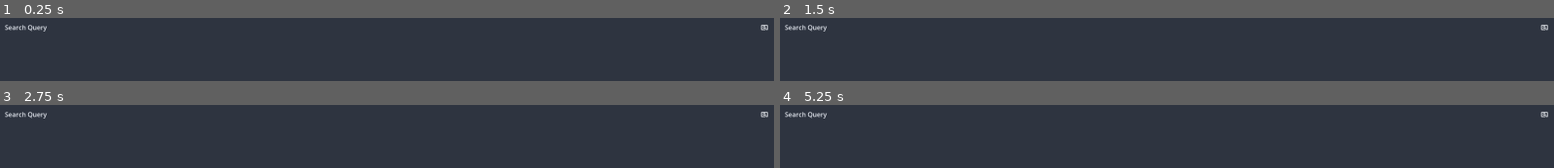
Above: before the commit, frames 1-4 (two rows, left to right).
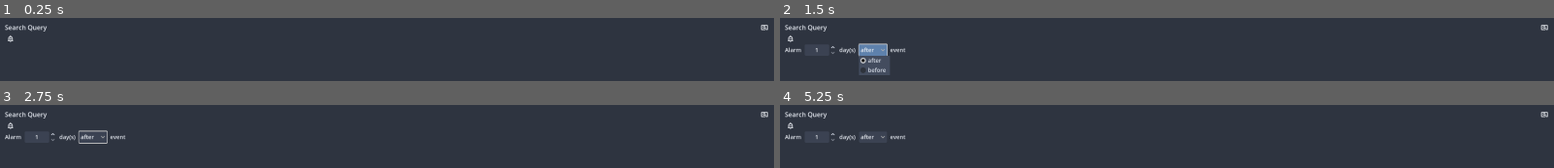
Above: after the commit, the same moments.

Repository: njamster/habituary
Game: Godot game, scene res://main_window/side_panel/saved_searches/saved_item/saved_item.tscn
Two runs of this game, one before a commit and one after it. Both use one fixed random seed, a clock stepped at 60 frames per second and the inputs below. This scene is started directly instead of the project's main scene.
Inputs (mouse positions are in pixels of both pictures, inside the frame that each line leads up to):
- Up to frame 1 (0.25 s): no input
- Up to frame 2 (1.5 s): click (787, 38) at 0.52 s; click (872, 50) at 1.25 s, where only the run after the commit has a clickable "after"
- Up to frame 3 (2.75 s): click (766, 114) at 2 s
- Up to frame 4 (5.25 s): click (1546, 114) at 2.75 s; click (787, 125) at 3.52 s; click (1546, 114) at 4.25 s; click (787, 125) at 5.02 s

The runs differ from the first frame. In frame 1, less than 0.1% of the frame differs, in the area x 1-2%, y 27-39%; in frame 2, 2.3%, in the area x 0-17%, y 27-91%; in frame 3, 0.7%; in frame 4, 0.5%.

Commit message:
Add UI for adding or removing a saved search alarm
This should be fully functional for now, but isn't yet saved to disk, so
it won't persist across restarts. There's a new bell shaped button next
to the DayCounter of every saved search, that can be clicked to unfold a
third line for said item allowing to set both the number of days as well
as whether this alarm should trigger before or after the event. Clicking
the bell shapes button again will remove the alarm.

Diff:
--- /dev/null
+++ b/main_window/side_panel/saved_searches/saved_item/images/add_alarm.svg
@@ -0,0 +1 @@
+<svg xmlns="http://www.w3.org/2000/svg" height="20px" viewBox="0 -960 960 960" width="20px" fill="#FFFFFF"><path d="M440.61-355.48h78.78v-82.3h82.31v-78.79h-82.31v-82.3h-78.78v82.3H358.3v78.79h82.31v82.3Zm-267.83 158.7v-98H214v-220.78q0-94.35 56.61-167.42 56.61-73.06 148.39-90.76v-48.48q0-25.41 17.79-43.21 17.79-17.79 43.21-17.79t43.21 17.79Q541-847.63 541-822.22v48.48q92.35 17.7 148.68 90.48Q746-610.48 746-515.56v220.78h41.22v98H172.78ZM480-489.17Zm.35 418.61q-32.58 0-55.58-22.98-22.99-22.98-22.99-55.24h157q0 32.82-23.04 55.52-23.03 22.7-55.39 22.7ZM312-294.78h336v-220.78q0-70-49-119t-119-49q-70 0-119 49t-49 119v220.78Z"/></svg>
--- /dev/null
+++ b/main_window/side_panel/saved_searches/saved_item/images/remove_alarm.svg
@@ -0,0 +1,38 @@
+<?xml version="1.0" encoding="UTF-8" standalone="no"?>
+<svg
+   height="20px"
+   viewBox="0 -960 960 960"
+   width="20px"
+   fill="#FFFFFF"
+   version="1.1"
+   id="svg1"
+   sodipodi:docname="remove_alarm.svg"
+   inkscape:version="1.4.2 (ebf0e940d0, 2025-05-08)"
+   xmlns:inkscape="http://www.inkscape.org/namespaces/inkscape"
+   xmlns:sodipodi="http://sodipodi.sourceforge.net/DTD/sodipodi-0.dtd"
+   xmlns="http://www.w3.org/2000/svg"
+   xmlns:svg="http://www.w3.org/2000/svg">
+  <defs
+     id="defs1" />
+  <sodipodi:namedview
+     id="namedview1"
+     pagecolor="#505050"
+     bordercolor="#eeeeee"
+     borderopacity="1"
+     inkscape:showpageshadow="0"
+     inkscape:pageopacity="0"
+     inkscape:pagecheckerboard="0"
+     inkscape:deskcolor="#d1d1d1"
+     inkscape:zoom="34.55"
+     inkscape:cx="10"
+     inkscape:cy="10"
+     inkscape:window-width="1882"
+     inkscape:window-height="1080"
+     inkscape:window-x="38"
+     inkscape:window-y="0"
+     inkscape:window-maximized="0"
+     inkscape:current-layer="svg1" />
+  <path
+     id="path1"
+     d="m 601.7,-437.78 v -78.79 H 358.3 v 78.79 z m -428.92,241 v -98 H 214 v -220.78 q 0,-94.35 56.61,-167.42 56.61,-73.06 148.39,-90.76 v -48.48 q 0,-25.41 17.79,-43.21 17.79,-17.79 43.21,-17.79 25.42,0 43.21,17.79 17.79,17.8 17.79,43.21 v 48.48 q 92.35,17.7 148.68,90.48 56.32,72.78 56.32,167.7 v 220.78 h 41.22 v 98 z M 480,-489.17 Z m 0.35,418.61 q -32.58,0 -55.58,-22.98 -22.99,-22.98 -22.99,-55.24 h 157 q 0,32.82 -23.04,55.52 -23.03,22.7 -55.39,22.7 z M 312,-294.78 h 336 v -220.78 q 0,-70 -49,-119 -49,-49 -119,-49 -70,0 -119,49 -49,49 -49,119 z" />
+</svg>
--- a/main_window/side_panel/saved_searches/saved_item/saved_item.gd
+++ b/main_window/side_panel/saved_searches/saved_item/saved_item.gd
@@ -24,6 +24,15 @@
 
 
 func _setup_initial_state() -> void:
+	if warning_threshold > Utils.MIN_INT:
+		%Alarm.set_pressed_no_signal(true)
+		%Alarm._on_toggled()
+		%Alarm/Tooltip.text = %Alarm/Tooltip.text.replace("Add", "Remove")
+
+		_update_third_row()
+	else:
+		$VBox/ThirdRow.hide()
+
 	date = _find_last_mention()
 
 
@@ -64,6 +73,21 @@
 
 	#region Local Signals
 	%RepeatSearch.pressed.connect(_on_repeat_search_pressed)
+
+	%Alarm.toggled.connect(_on_alarm_toggled)
+
+	$VBox/ThirdRow/SpinBox.value_changed.connect(func(value):
+		warning_threshold = sign(warning_threshold) * value
+		_update_third_row()
+	)
+	$VBox/ThirdRow/OptionButton.item_selected.connect(func(index):
+		match index:
+			0:
+				warning_threshold = -1 * abs(warning_threshold)
+			1:
+				warning_threshold = +1 * abs(warning_threshold)
+		_update_third_row()
+	)
 	#endregion
 
 
@@ -111,14 +135,32 @@
 	else:
 		%DayCounter.text = "TODAY"
 
-	if day_diff <= warning_threshold:
-		%DayCounter.add_theme_color_override("font_color", Color.RED)
-	else:
-		%DayCounter.remove_theme_color_override("font_color")
-
 	%Tooltip.text = date.format("MMM DD, YYYY")
 
 
 func _on_repeat_search_pressed() -> void:
 	Settings.search_query = text
 	EventBus.global_search_requested.emit()
+
+
+func _update_third_row() -> void:
+	$VBox/ThirdRow/SpinBox.value = abs(warning_threshold)
+	$VBox/ThirdRow/OptionButton.selected = int(warning_threshold > 0)
+
+	if day_diff <= warning_threshold:
+		%DayCounter.add_theme_color_override("font_color", Color.RED)
+	else:
+		%DayCounter.remove_theme_color_override("font_color")
+
+
+func _on_alarm_toggled(toggled_on: bool) -> void:
+	$VBox/ThirdRow.visible = toggled_on
+
+	if toggled_on:
+		%Alarm/Tooltip.text = %Alarm/Tooltip.text.replace("Add", "Remove")
+		warning_threshold = -1
+	else:
+		%Alarm/Tooltip.text = %Alarm/Tooltip.text.replace("Remove", "Add")
+		warning_threshold = Utils.MIN_INT
+
+	_update_third_row()
--- a/main_window/side_panel/saved_searches/saved_item/saved_item.tscn
+++ b/main_window/side_panel/saved_searches/saved_item/saved_item.tscn
@@ -1,8 +1,11 @@
-[gd_scene load_steps=5 format=3 uid="uid://rtcim8ma6gwl"]
+[gd_scene load_steps=8 format=3 uid="uid://rtcim8ma6gwl"]
 
 [ext_resource type="Script" uid="uid://buk7xbnq0c6yi" path="res://main_window/side_panel/saved_searches/saved_item/saved_item.gd" id="1_xhyd6"]
 [ext_resource type="Script" uid="uid://bqai4pv020yjf" path="res://custom/tooltip.gd" id="2_5q2o3"]
 [ext_resource type="Texture2D" uid="uid://b025qxfatvgs0" path="res://main_window/side_panel/saved_searches/saved_item/images/repeat_search.svg" id="3_xhyd6"]
+[ext_resource type="Texture2D" uid="uid://gfyjdn5i2f16" path="res://main_window/side_panel/saved_searches/saved_item/images/add_alarm.svg" id="4_es7au"]
+[ext_resource type="Script" uid="uid://dnkjpbn8pmav1" path="res://custom/toggle_button.gd" id="5_whuqe"]
+[ext_resource type="Texture2D" uid="uid://q3gwrwjxsjtg" path="res://main_window/side_panel/saved_searches/saved_item/images/remove_alarm.svg" id="6_whuqe"]
 
 [sub_resource type="StyleBoxFlat" id="StyleBoxFlat_cc2va"]
 bg_color = Color(0.505882, 0.631373, 0.756863, 1)
@@ -59,7 +62,10 @@
 popup_position = 5
 gap_width = 2
 
-[node name="DayCounter" type="Label" parent="VBox"]
+[node name="SecondRow" type="HBoxContainer" parent="VBox"]
+layout_mode = 2
+
+[node name="DayCounter" type="Label" parent="VBox/SecondRow"]
 unique_name_in_owner = true
 self_modulate = Color(1, 1, 1, 0.75)
 layout_mode = 2
@@ -67,7 +73,68 @@
 mouse_filter = 1
 text = "1337 days left"
 
-[node name="Tooltip" type="Node" parent="VBox/DayCounter"]
+[node name="Tooltip" type="Node" parent="VBox/SecondRow/DayCounter"]
 unique_name_in_owner = true
 script = ExtResource("2_5q2o3")
 text_alignment = 2
+
+[node name="Alarm" type="Button" parent="VBox/SecondRow"]
+unique_name_in_owner = true
+custom_minimum_size = Vector2(28, 28)
+layout_mode = 2
+size_flags_horizontal = 8
+size_flags_vertical = 0
+focus_mode = 0
+mouse_default_cursor_shape = 2
+theme_type_variation = &"FlatButton"
+theme_override_constants/icon_max_width = 20
+theme_override_styles/focus = SubResource("StyleBoxFlat_cc2va")
+icon = ExtResource("4_es7au")
+flat = true
+icon_alignment = 1
+expand_icon = true
+script = ExtResource("5_whuqe")
+icon_toggled_off = ExtResource("4_es7au")
+icon_toggled_on = ExtResource("6_whuqe")
+
+[node name="Tooltip" type="Node" parent="VBox/SecondRow/Alarm"]
+script = ExtResource("2_5q2o3")
+text = "Add Alarm"
+popup_position = 5
+gap_width = 2
+
+[node name="ThirdRow" type="HBoxContainer" parent="VBox"]
+layout_mode = 2
+theme_type_variation = &"SmallSeparation"
+
+[node name="Label1" type="Label" parent="VBox/ThirdRow"]
+layout_mode = 2
+text = "Alarm"
+
+[node name="SpinBox" type="SpinBox" parent="VBox/ThirdRow"]
+layout_mode = 2
+size_flags_vertical = 4
+mouse_filter = 1
+min_value = 1.0
+value = 1.0
+allow_greater = true
+alignment = 1
+
+[node name="Label2" type="Label" parent="VBox/ThirdRow"]
+layout_mode = 2
+text = "day(s)"
+
+[node name="OptionButton" type="OptionButton" parent="VBox/ThirdRow"]
+layout_mode = 2
+size_flags_vertical = 4
+mouse_filter = 1
+selected = 0
+item_count = 2
+popup/item_0/text = "after"
+popup/item_0/id = 0
+popup/item_1/text = "before"
+popup/item_1/id = 1
+
+[node name="Label3" type="Label" parent="VBox/ThirdRow"]
+layout_mode = 2
+text = "event"
Not shown, added: main_window/side_panel/saved_searches/saved_item/images/add_alarm.svg.import
Not shown, added: main_window/side_panel/saved_searches/saved_item/images/remove_alarm.svg.import
